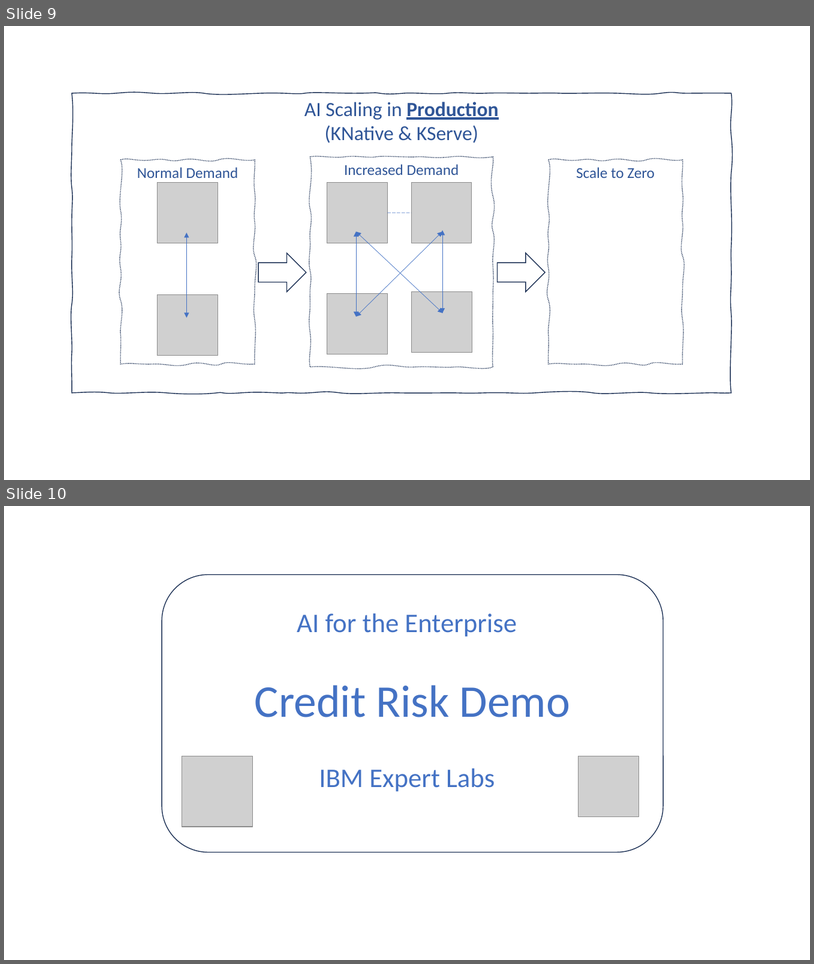
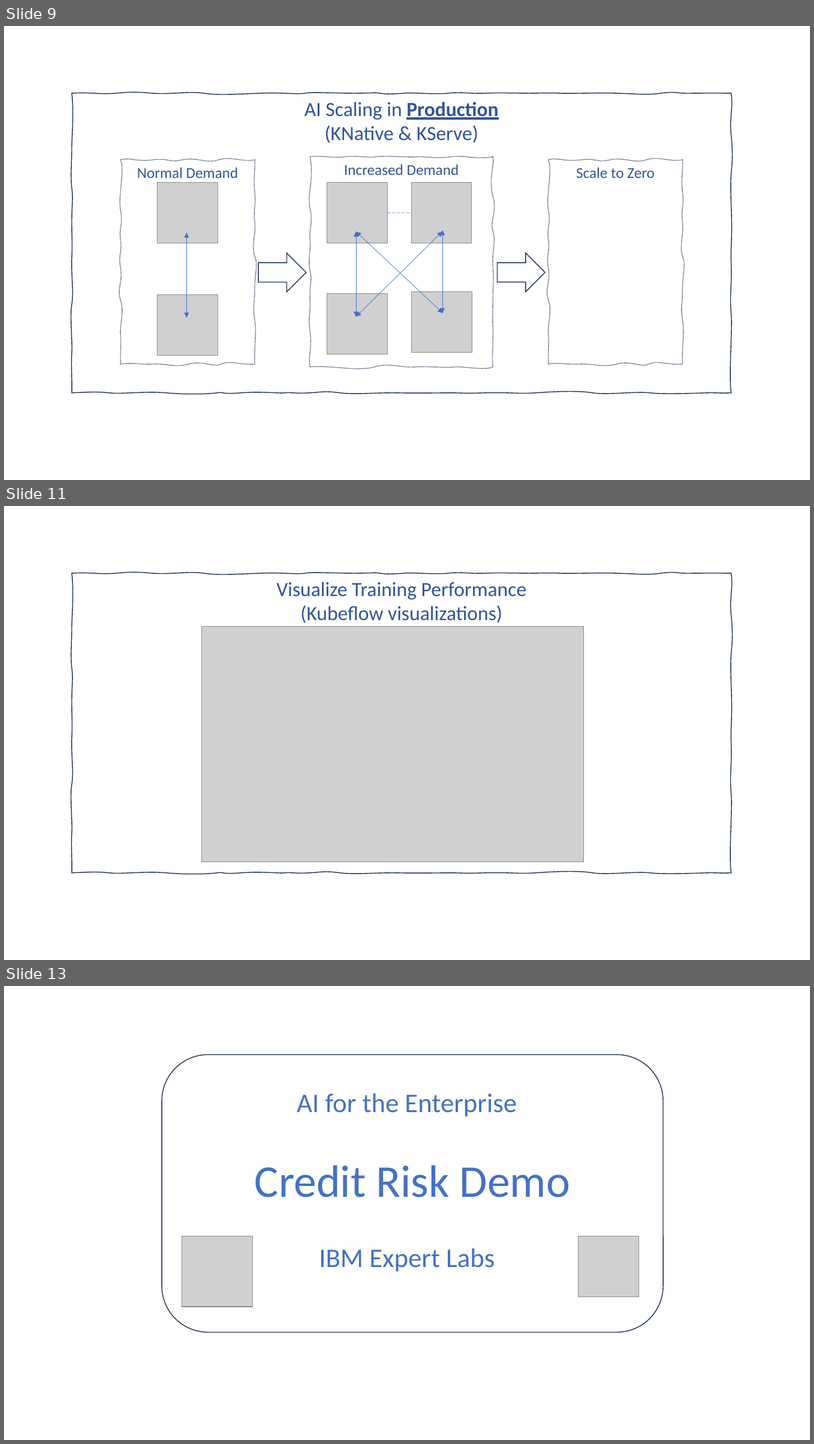
Before and after one commit to ntl-ibm/kubeflow-ppc64le-examples, a slide deck: explain/container_image/application/static/AI.pptx. Shown one above the other, each under a label of ours: slides 9 and 10 before the commit, slides 9, 11 and 13 after it; the slides between them are not shown. The pictures are 814x964 and 814x1444 pixels, drawn with LibreOffice and Linux fonts; fonts in the diff are those of the drawing; grey boxes stand for pictures. Boxes give left, top, right and bottom in pixels: in the first picture for what was removed or moved away, otherwise in the second. Text is boxed around its words. In the diff, an @@ line names an element or a change of style, - is before the commit and + after.

```diff
--- a/explain/container_image/application/static/AI.pptx
+++ b/explain/container_image/application/static/AI.pptx
@@ slide 11 added at (4,506,810,960), background #FFFFFF @@
@@ freeform shape added at (72,573,732,873), outline #1E3256 1 pt, 24 pt, text #2F5597 @@
+Visualize Training Performance
+(Kubeflow visualizations)
@@ picture added at (202,627,584,862) @@
@@ what was slide 10 is now slide 13 @@
```
Also in this commit, not shown: 2 slides changed, 2 other slides added, 6 other files.
